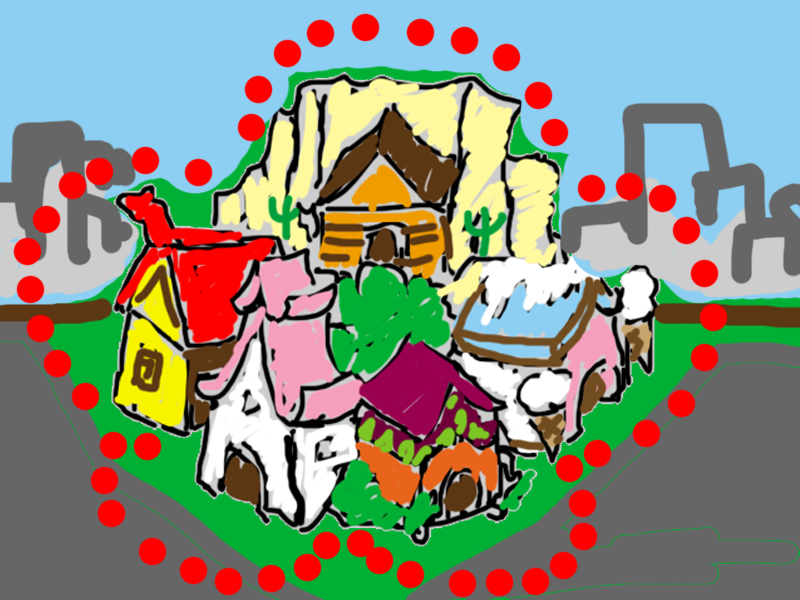
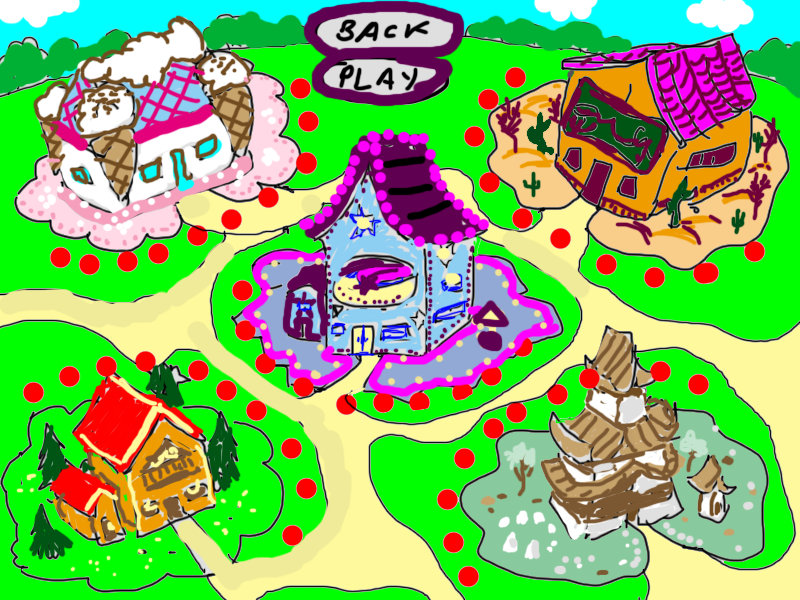
Two versions of the same layered image (w=800, h=600). Layer-by-layer changes:
added layer "Слой 4" above "Фигура 1" over [0,0,800,600]
added layer "Фигура 1" above "Слой 3" over [0,0,800,600]
hid "Слой 3" over [12,12,729,599]
hid "Слой 1" over [0,0,800,600]
hid "Слой 2" over [69,33,688,569]
hid "Задний план" over [0,0,800,600]
